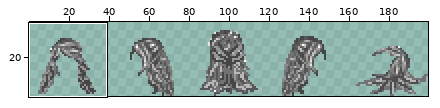
Sprite sheet -- tmwdata/graphics/sprites/hairstyle19.png. The picture above shows the old version from afar; the outline marks the close-up.
Close-up. Before the edit:
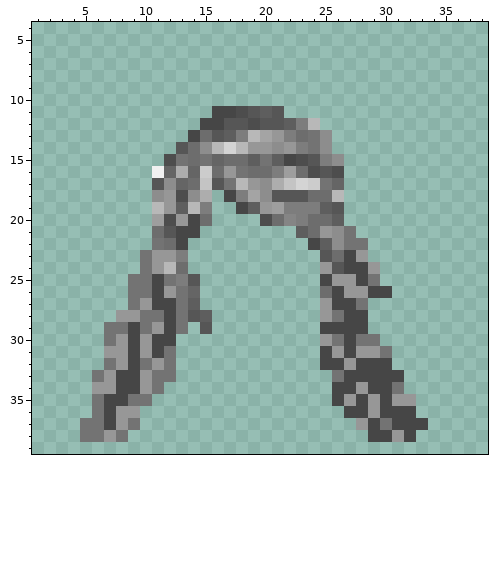
The file is 200x40 pixels. Colours within 5 levels of each other are drawn and written as one. Shown: x 1..38, y 4..39. The wide view leaves out empty margins.
And afterwards:
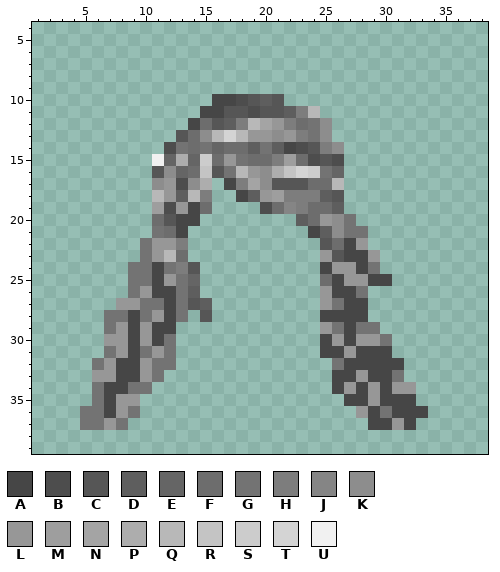
Palette (. is transparent): A #464646  B #4d4d4d  C #565656  D #5e5e5e  E #656565  F #6d6d6d  G #737373  H #7d7d7d  J #858585  K #8d8d8d  L #979797  M #9e9e9e  N #a4a4a4  P #adadad  Q #b8b8b8  R #c4c4c4  S #cccccc  T #d4d4d4  U #f1f1f1
The edit:
@@ x 1..38 @@
  9 ......................................
-10 ......................................
-11 ...............AABCDC.................
-12 ..............AACCBCCDHQ..............
-13 .............AFCDHQNLHFGK.............
-14 ............CFKQTQLLKLHGK.............
-15 ...........BGFGEFFDGDABCHK............
-16 ..........UEPESFLGFFHMFBCB............
-17 ..........CKEFRCGQLKPRTSGE............
-18 ..........KLBKP.AHNKCCCFFQ............
-19 ..........QLDQH..ADLMHHHDC............
-20 ..........MBLAF....BFJHFFD............
-21 ..........FCAA........DFLKG...........
-22 ..........GFA..........ADKGG..........
-23 .........GLLH...........CFAL..........
-24 .........GLQF...........LCAAL.........
-25 ........GGAGHC..........ALLAG.........
-26 ........GGALGE..........FALLAA........
-27 ........GLAAGD..........LAAG..........
-28 .......LLGGAGCD.........LGAA..........
-29 ......GGAGLAG.C.........AAAA..........
-30 ......GLALAA............LGAGG.........
-31 ......LLALAG............ALALLG........
-32 ......GLAGLG............AALAAA........
-33 .....GLAALGG.............GAAAAA.......
-34 .....LLAALG..............AALAAG.......
-35 .....GAAGG...............ALALALL......
-36 .....GALL.................AALAAA......
-37 ....GGALG..................LAGAAA.....
-38 ....GGLG....................AALA......
+10 ...............AABCDC.................
+11 ..............AACCBCCDHQ..............
+12 .............AFCDHQNLHFGK.............
+13 ............CFKQTQLLKLHGK.............
+14 ...........BGFGEFFDGDABCHK............
+15 ..........UEPESFLGFFHMFBCB............
+16 ..........CKEFRCGQLKPRTSGE............
+17 ..........KLBKP.AHNKCCCFFQ............
+18 ..........QLDQH..ADLMHHHDC............
+19 ..........MBLAF....BFJHFFD............
+20 ..........FCAA........DFLKG...........
+21 ..........GFA..........ADKGG..........
+22 .........GLLH...........CFAL..........
+23 .........GLQF...........LCAAL.........
+24 ........GGAGHC..........ALLAG.........
+25 ........GGALGE..........FALLAA........
+26 ........GLAAGD..........LAAG..........
+27 .......LLGGAGCD.........LGAA..........
+28 ......GGAGLAG.C.........AAAA..........
+29 ......GLALAA............LGAGG.........
+30 ......LLALAG............ALALLG........
+31 ......GLAGLG............AALAAA........
+32 .....GLAALGG.............GAAAAA.......
+33 .....LLAALG..............AALAAG.......
+34 .....GAAGG...............ALALALL......
+35 .....GALL.................AALAAA......
+36 ....GGALG..................LAGAAA.....
+37 ....GGLG....................AALA......
+38 ......................................
 39 ......................................
Changed places in both close-ups, as pixel boxes (x1, y1, x2, y2):
changed: (80, 94, 428, 442)
